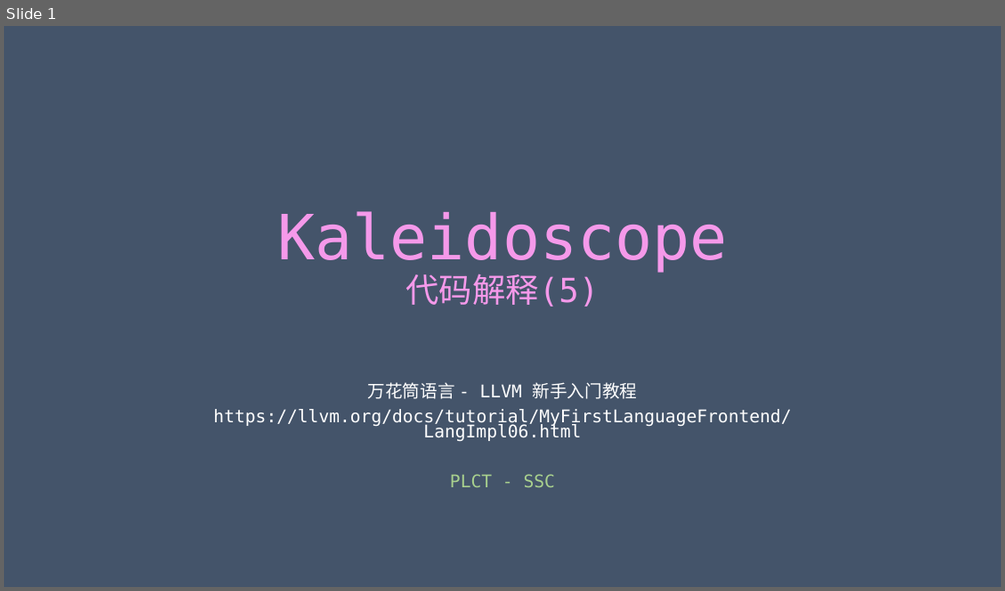
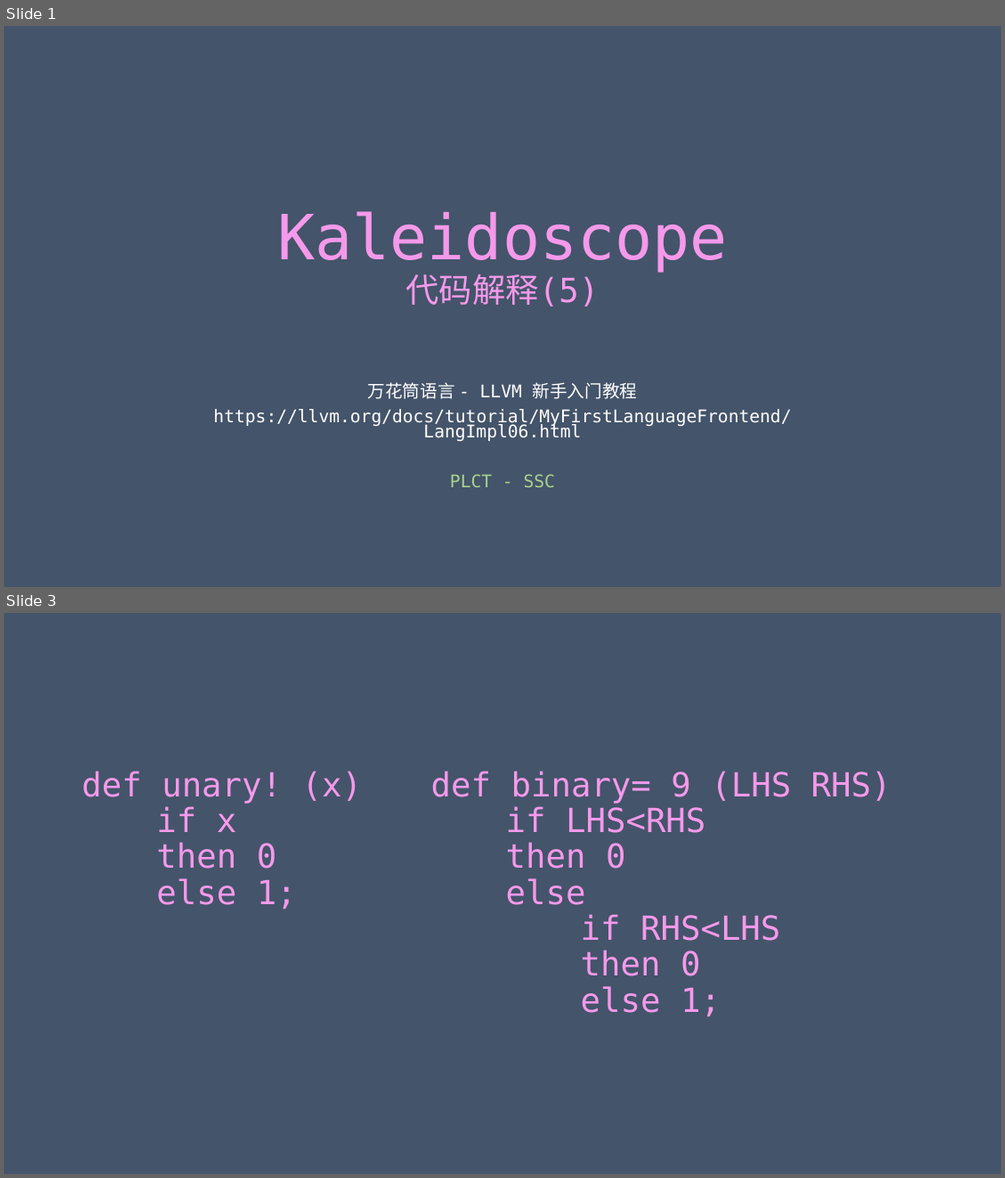
Before and after one commit to achieveartificialintelligence/download, a slide deck: Kaleidoscope/Ch6/Kaleidoscope.pptx. Shown one above the other, each under a label of ours: slide 1 before the commit, slides 1 and 3 after it; the slides between them are not shown. The pictures are 1005x591 and 1005x1178 pixels, drawn with LibreOffice and Linux fonts; fonts in the diff are those of the drawing. Boxes give left, top, right and bottom in pixels: in the first picture for what was removed or moved away, otherwise in the second. Text is boxed around its words. In the diff, an @@ line names an element or a change of style, - is before the commit and + after.

```diff
--- a/Kaleidoscope/Ch6/Kaleidoscope.pptx
+++ b/Kaleidoscope/Ch6/Kaleidoscope.pptx
@@ slide 3 added at box(4, 613, 1001, 1174), background #44546A @@
@@ text added at box(81, 771, 362, 909), 32 pt, text gradient #F599EA to #89D1EB @@
+def unary! (x)
+if x
+then 0
+else 1;
@@ title added at box(431, 771, 891, 1017), 32 pt, text gradient #F599EA to #89D1EB @@
+def binary= 9 (LHS RHS)
+if LHS<RHS
+then 0
+else
+if RHS<LHS
+then 0
+else 1;
```
Also in this commit, not shown: 7 other slides added, 1 other file.
